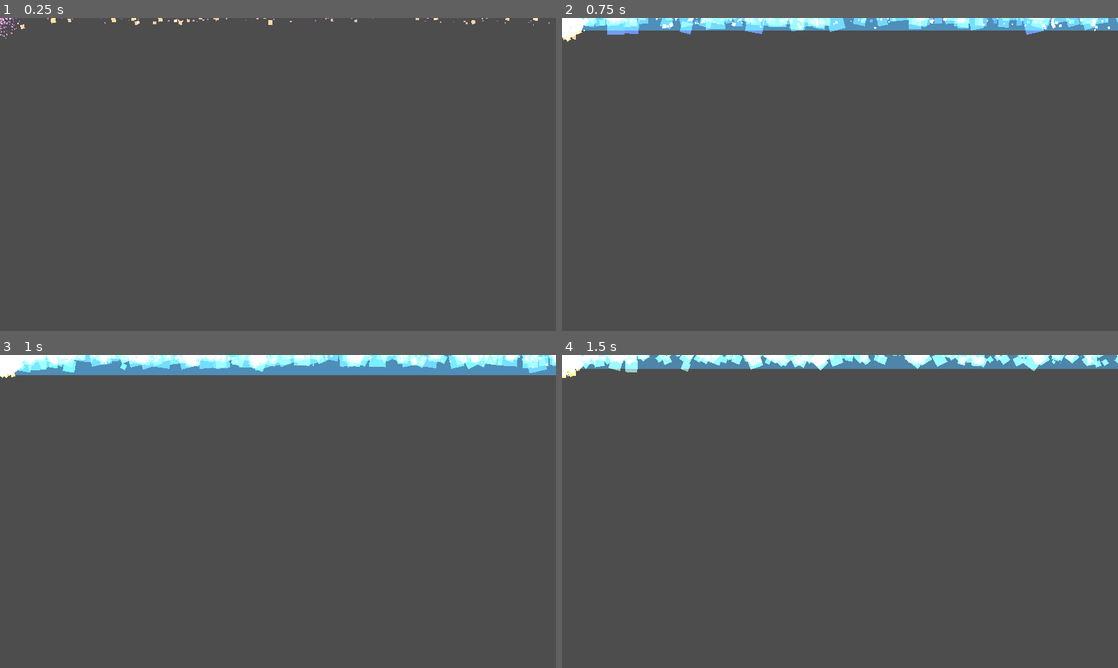
Above: before the commit, frames 1-4 (two rows, left to right).
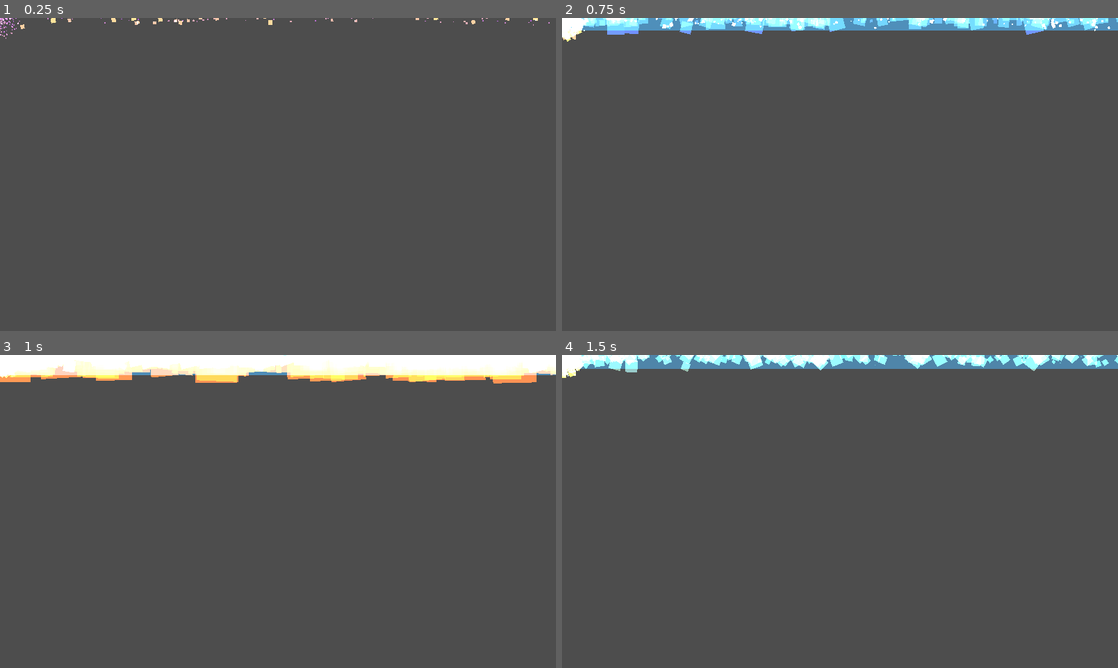
Above: after the commit, the same moments.

Repository: Deojee/project-sodalake
Game: Godot game, scene res://beam.tscn
Two runs of this game, one before a commit and one after it. Both use one fixed random seed, a clock stepped at 60 frames per second and the inputs below. This scene is started directly instead of the project's main scene.
Inputs (mouse positions are in pixels of both pictures, inside the frame that each line leads up to):
- Up to frame 1 (0.25 s): no input
- Up to frame 2 (0.75 s): tap Enter (enter) at 0.5 s; move the mouse to (962, 158) at 0.52 s; hold D (right) from 0.53 s (still down); hold / (commandLine) from 0.53 s (still down)
- Up to frame 3 (1 s): keep holding D (right); keep holding / (commandLine)
- Up to frame 4 (1.5 s): move the mouse to (728, 527) at 1.27 s; release D (right) at 1.28 s; release / (commandLine) at 1.28 s; hold S (down) from 1.28 s (still down); tap Shift (dash) at 1.35 s

Frames 1-2 are identical in both runs. In frame 3, 6.5% of the frame differs, in the area x 0-100%, y 0-10%; in frame 4, nothing differs.

Commit message:
balancing, order fixes.

Diff:
--- a/beam.tscn
+++ b/beam.tscn
@@ -78,7 +78,7 @@
 tracks/1/interp = 1
 tracks/1/loop_wrap = true
 tracks/1/keys = {
-"times": PackedFloat32Array(0.97),
+"times": PackedFloat32Array(0.85),
 "transitions": PackedFloat32Array(1),
 "update": 1,
 "values": [true]
@@ -157,7 +157,7 @@
 "start_offset": 0.0,
 "stream": ExtResource("4_rp1oq")
 }],
-"times": PackedFloat32Array(1.02)
+"times": PackedFloat32Array(0.85)
 }
 tracks/7/use_blend = true
 
--- a/scenes/gun.tscn
+++ b/scenes/gun.tscn
@@ -7,6 +7,7 @@
 script = ExtResource("1_cu2v6")
 
 [node name="Sprite2D" type="Sprite2D" parent="."]
+z_index = 6
 texture_filter = 1
 scale = Vector2(2, 2)
 
--- a/scenes/playerCamera.tscn
+++ b/scenes/playerCamera.tscn
@@ -8,9 +8,11 @@
 [ext_resource type="Script" path="res://scenes/ScoreBoard.gd" id="5_p7rfy"]
 
 [node name="Camera" type="Node2D"]
+z_index = 8
 script = ExtResource("1_rdb27")
 
 [node name="Camera2D" type="Camera2D" parent="."]
+position_smoothing_speed = 50.0
 
 [node name="reload" type="ProgressBar" parent="."]
 offset_left = 291.0
--- a/scenes/world.tscn
+++ b/scenes/world.tscn
@@ -751,6 +751,7 @@
 navigation_polygon = SubResource("NavigationPolygon_1x8b3")
 
 [node name="cursor" type="Node2D" parent="."]
+z_index = 9
 position = Vector2(83, 60)
 script = ExtResource("8_4gs05")
 
--- a/scripts/gunLibrary.gd
+++ b/scripts/gunLibrary.gd
@@ -339,7 +339,7 @@
 		140, # Gun length
 		Vector2(45, 0), # Offset vector
 		8, # ammo count
-		0.8, # Fire rate per second
+		1, # Fire rate per second
 		0, # Recoil
 		2, # Bullet spread (degrees)
 		0, # Bloom (degrees per shot)
